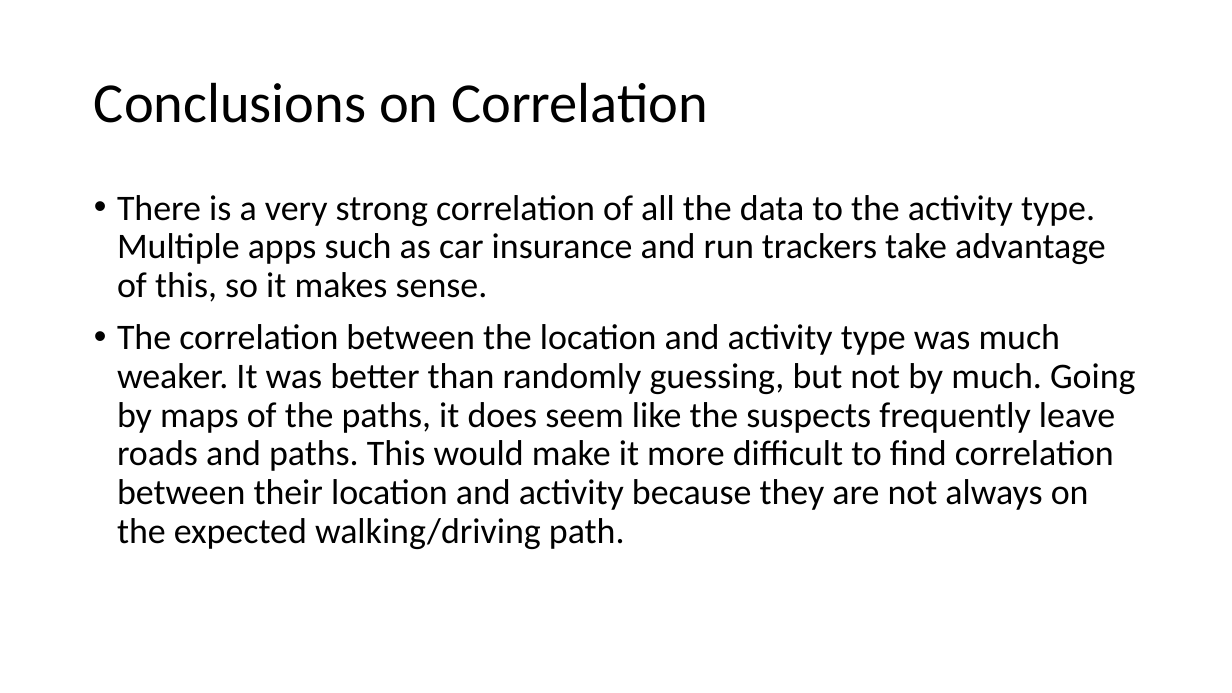
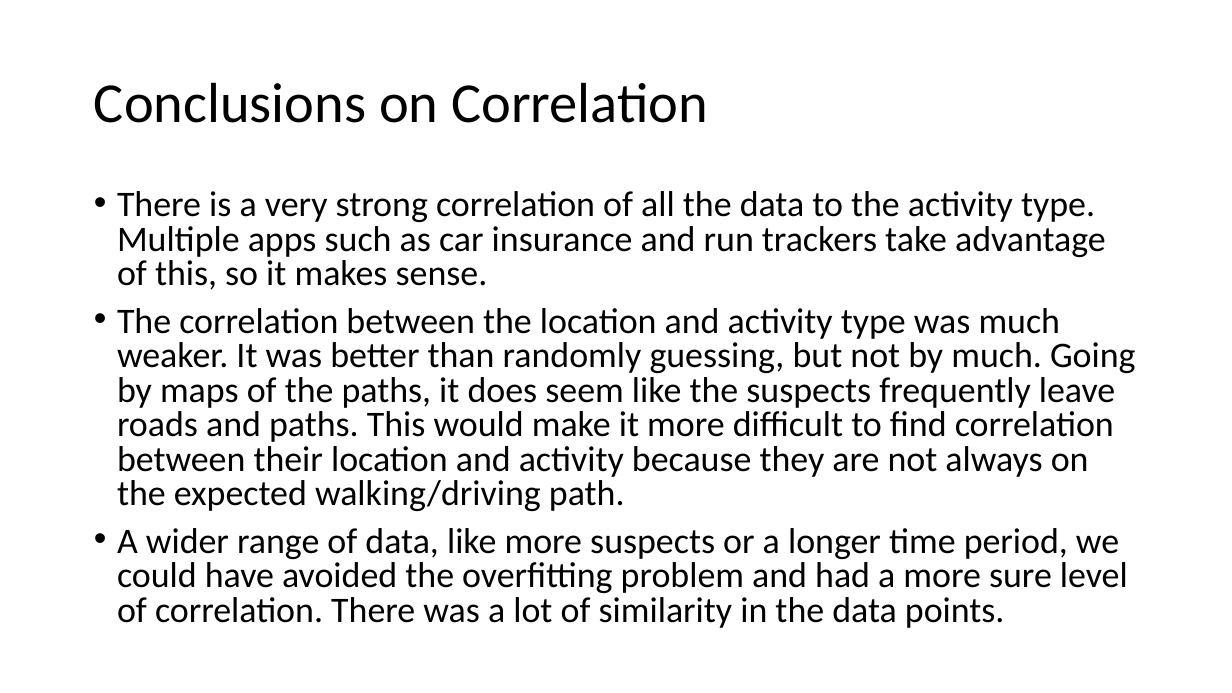
Before and after one commit to ian-mcnichols/CS_480, a slide deck: slide 27 of 480_HW1.pptx. Drawn at 1232x693 pixels with LibreOffice and Linux fonts; fonts in the diff are those of the drawing. Boxes give left, top, right and bottom in pixels: in the first picture for what was removed or moved away, otherwise in the second. Text is boxed around its words. In the diff, an @@ line names an element or a change of style, - is before the commit and + after.

```diff
--- a/480_HW1.pptx
+++ b/480_HW1.pptx
@@ text at (117,191,1136,511): line spacing 0.9 to 0.8 @@
@@ text at (117,528,1128,628): paragraph added @@
+• A wider range of data, like more suspects or a longer time period, we could have avoided the overfitting problem and had a more sure level of correlation. There was a lot of similarity in the data points.
```
